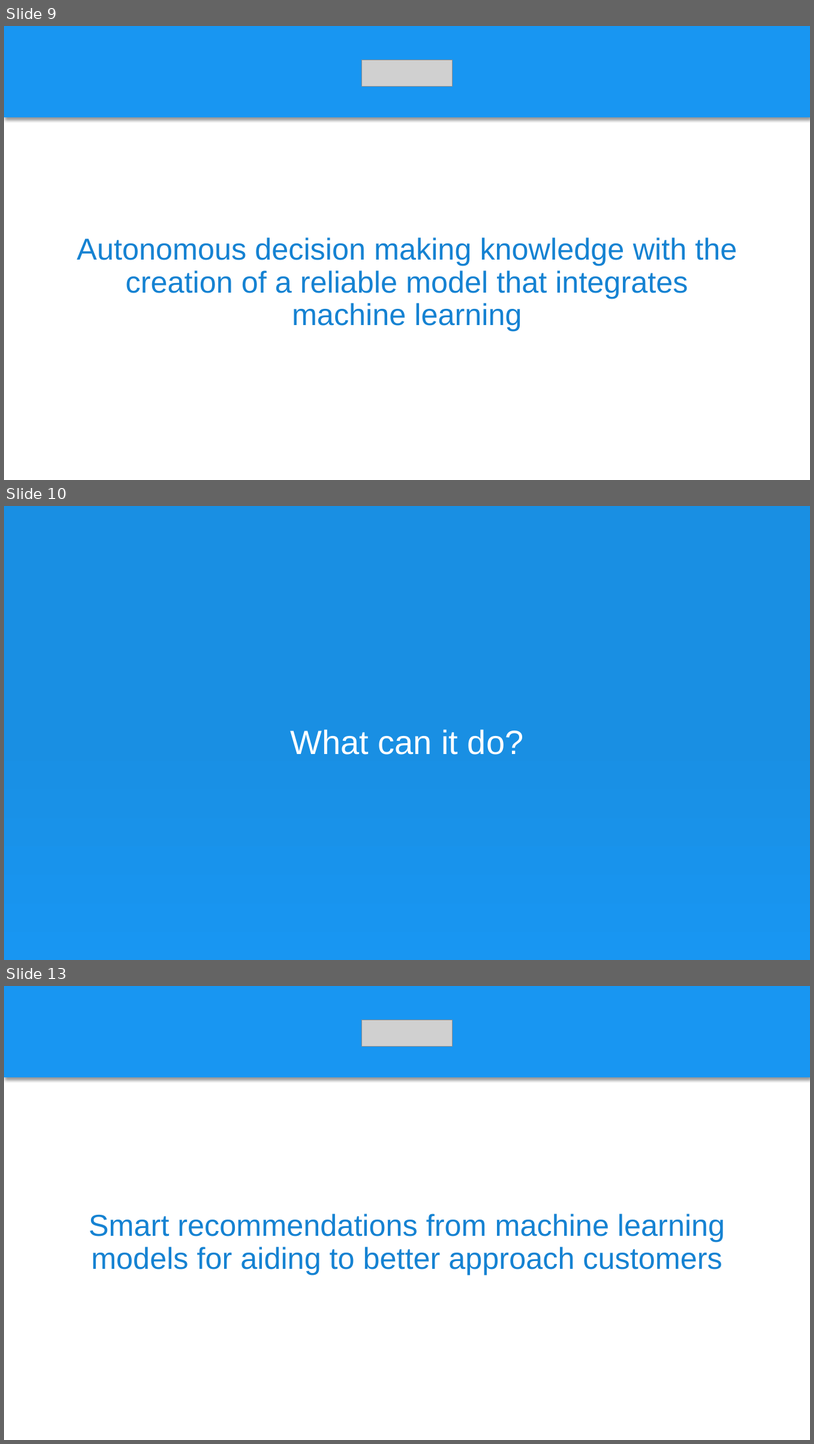
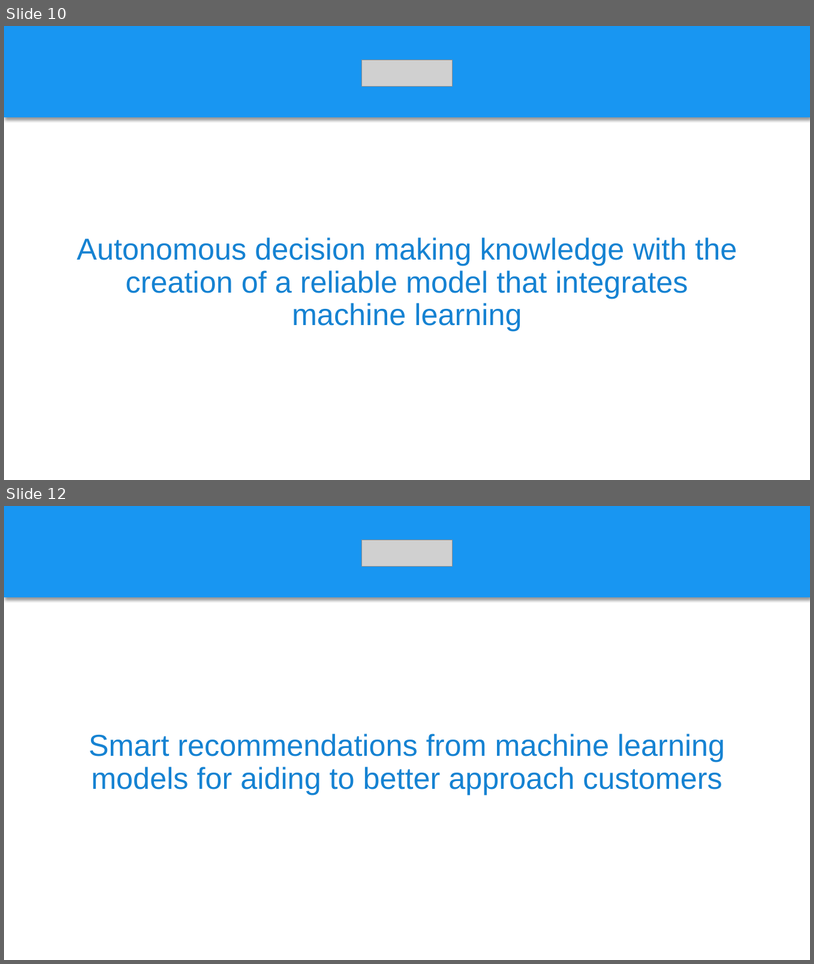
Before and after one commit to hackathon-cyinsurtech/Ali-Zavra, a slide deck: Documentation/advisor.pptx. Shown one above the other, each under a label of ours: slides 9, 10 and 13 before the commit, slides 10 and 12 after it; the slides between them are not shown. The pictures are 814x1444 and 814x964 pixels, drawn with LibreOffice and Linux fonts; fonts in the diff are those of the drawing; grey boxes stand for pictures. Boxes give left, top, right and bottom in pixels: in the first picture for what was removed or moved away, otherwise in the second. Text is boxed around its words. In the diff, an @@ line names an element or a change of style, - is before the commit and + after.

```diff
--- a/Documentation/advisor.pptx
+++ b/Documentation/advisor.pptx
@@ slide 10 removed at bbox=[4, 506, 810, 960], background gradient #198FE3 to #1896F2 @@
@@ text removed at bbox=[291, 729, 524, 754] @@
-What can it do?
@@ what was slide 9 is now slide 10 @@
@@ what was slide 13 is now slide 12 @@
```
Also in this commit, not shown: 1 slide changed, 1 slide added, 5 other slides removed.
